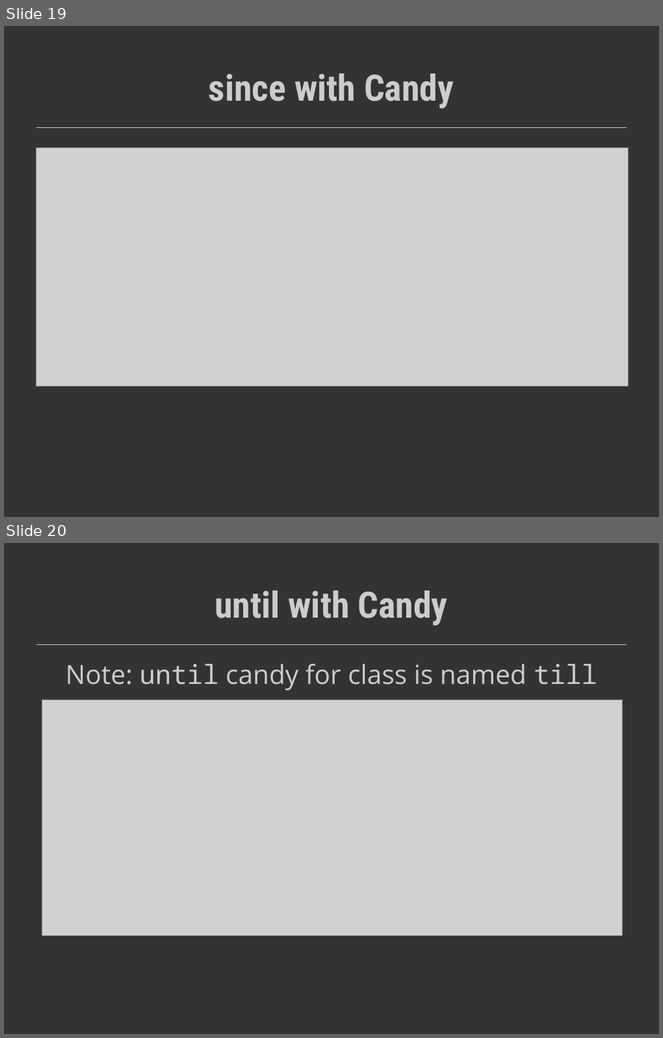
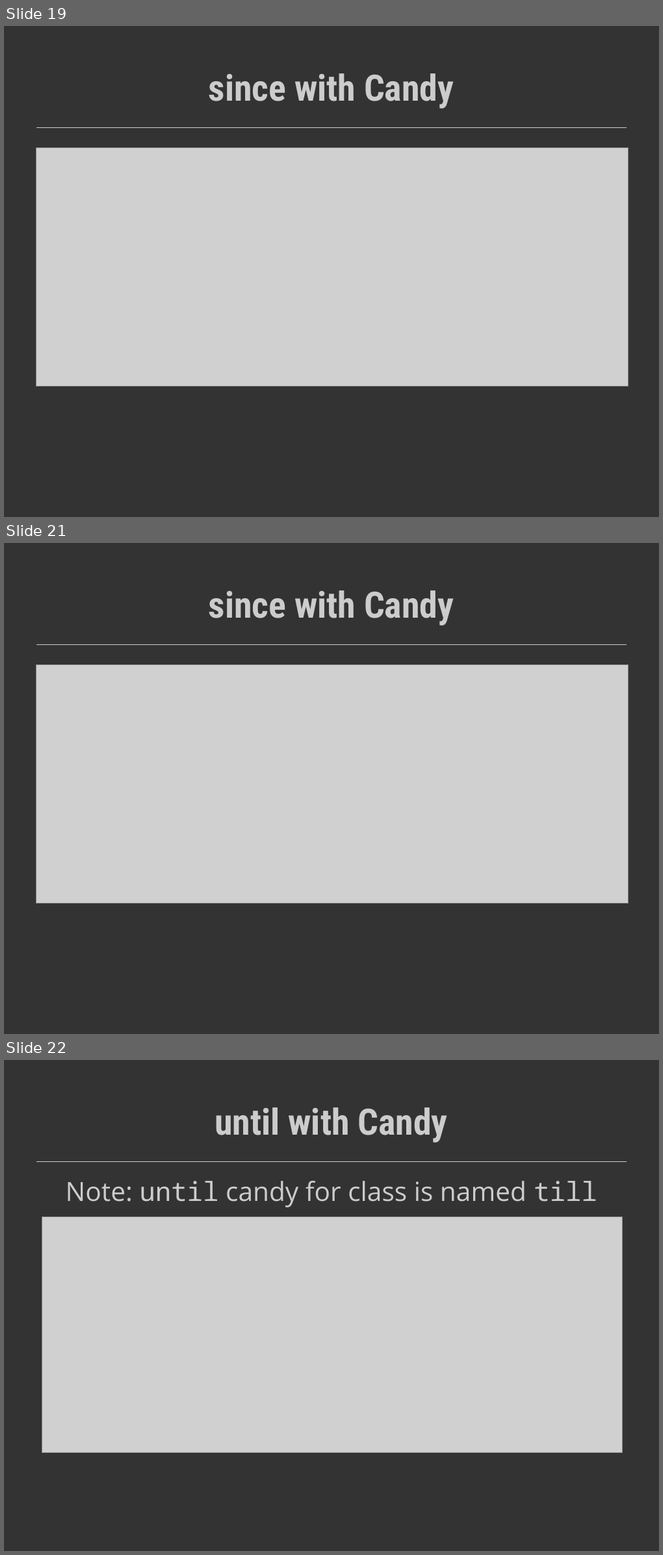
Before and after one commit to SysPete/perl-dancer-conference-2014, a slide deck: dbic.odp. Shown one above the other, each under a label of ours: slides 19 and 20 before the commit, slides 19, 21 and 22 after it; the slides between them are not shown. The pictures are 663x1038 and 663x1555 pixels, drawn with LibreOffice and Linux fonts; fonts in the diff are those of the drawing; grey boxes stand for pictures. Boxes give left, top, right and bottom in pixels: in the first picture for what was removed or moved away, otherwise in the second. Text is boxed around its words. In the diff, an @@ line names an element or a change of style, - is before the commit and + after.

```diff
--- a/dbic.odp
+++ b/dbic.odp
@@ slide 21 added at [4,543,659,1034], background #333333; not listed: 1 template element that a slide beside it also shows @@
@@ title added at [209,590,454,626], 44 pt, text #CCCCCC, bold @@
+since with Candy
@@ picture added at [36,665,629,904] @@
@@ what was slide 20 is now slide 22 @@
```
Also in this commit, not shown: 1 other slide added.
